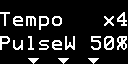
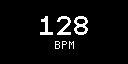
Layered file, before and after one edit (128 x 64). Changes by layer:
added group "BPM Page" with 2 layers above "Main Menu" over box(40, 16, 88, 49)
added layer "BPM" in group "BPM Page" over box(55, 41, 73, 49)
added layer "128" in group "BPM Page" over box(40, 16, 88, 35)
hid group "Channel Detail Page 1" (3 layers) over box(0, 12, 127, 64)
